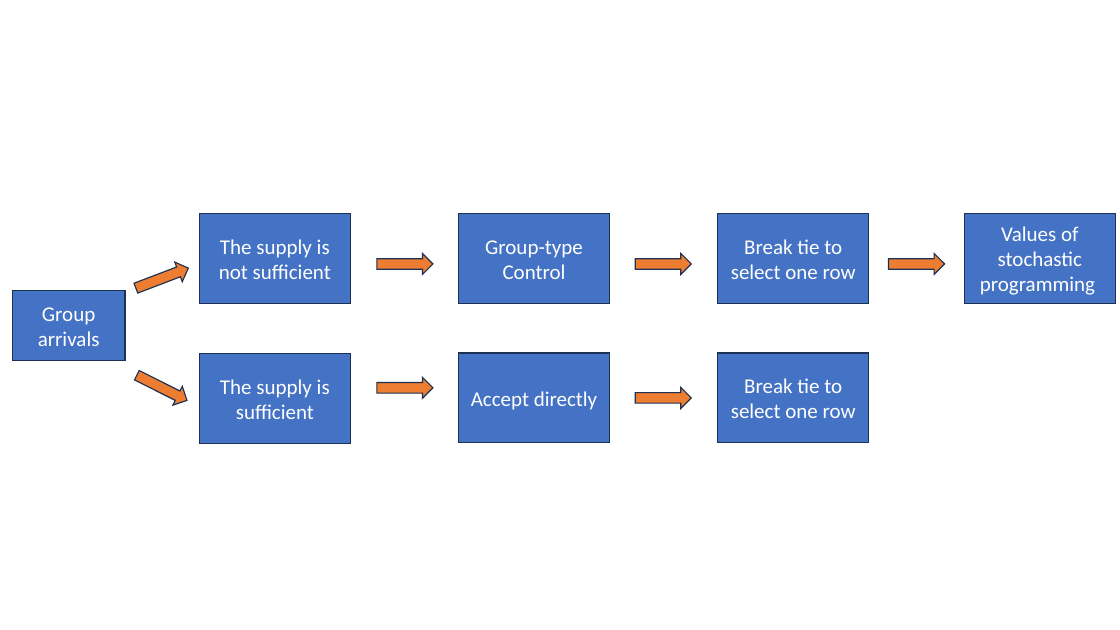
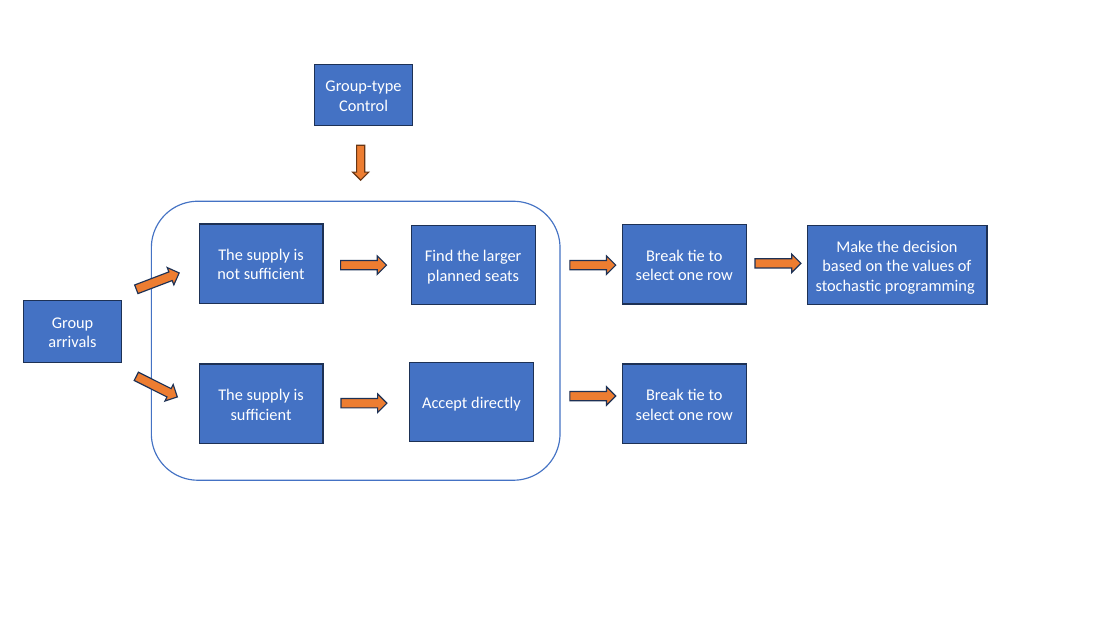
Before and after one commit to Dis-count/HKUST_TOPIC, a slide deck: slide 6 of Beamer/test.pptx. Drawn at 1120x630 pixels with LibreOffice and Linux fonts; fonts in the diff are those of the drawing. Boxes give left, top, right and bottom in pixels: in the first picture for what was removed or moved away, otherwise in the second. Text is boxed around its words. In the diff, an @@ line names an element or a change of style, - is before the commit and + after.

```diff
--- a/Beamer/test.pptx
+++ b/Beamer/test.pptx
@@ size 18 to 14 pt in 7 elements at [24, 301, 122, 362], [199, 364, 323, 443], [199, 224, 323, 303], [410, 362, 534, 441], [623, 224, 746, 303], [623, 364, 746, 443], [314, 64, 413, 125] @@
@@ rectangle "Group-type Control": place and size @@
-rectangle "Group-type Control" at [459, 213, 610, 303]
+rectangle "Group-type Control" at [314, 64, 413, 125]
@@ down arrow added at [353, 145, 369, 181], fill #ED7D31, outline #683715 1 pt @@
@@ rounded rectangle added at [151, 202, 560, 481], fill #FFFFFF, outline #4472C4 1 pt @@
@@ rectangle "The supply is not sufficient": place and size @@
-rectangle "The supply is not sufficient" at [199, 213, 350, 303]
+rectangle "The supply is not sufficient" at [199, 224, 323, 303]
@@ rectangle added at [412, 226, 535, 305], fill #4472C4, outline #1E3256 1 pt, 14 pt, text #FFFFFF @@
+Find the larger planned seats
@@ rectangle "Break tie to select one ...": place and size @@
-rectangle "Break tie to select one ..." at [718, 213, 869, 303]
+rectangle "Break tie to select one ..." at [623, 224, 746, 303]
@@ rectangle "Make the decision based on ...": place and size @@
-rectangle "Make the decision based on ..." at [965, 213, 1116, 303]
+rectangle "Make the decision based on ..." at [807, 226, 987, 305]
@@ right arrow: place and size @@
-right arrow at [133, 259, 193, 298]
+right arrow at [133, 265, 183, 298]
@@ right arrow: place and size @@
-right arrow at [377, 254, 434, 275]
+right arrow at [341, 256, 387, 275]
@@ right arrow: place and size @@
-right arrow at [635, 254, 691, 275]
+right arrow at [570, 256, 616, 275]
@@ right arrow: place and size @@
-right arrow at [889, 254, 945, 275]
+right arrow at [755, 255, 802, 273]
@@ text in rectangle at [816, 240, 975, 294]: text changed; size 18 to 14 pt @@
-Values of stochastic programming
+Make the decision based on the values of stochastic programming
@@ rectangle "Group arrivals": place and size @@
-rectangle "Group arrivals" at [13, 291, 125, 360]
+rectangle "Group arrivals" at [24, 301, 122, 362]
@@ right arrow: place and size @@
-right arrow at [132, 366, 192, 410]
+right arrow at [132, 368, 181, 405]
@@ rectangle "The supply is sufficient": place and size @@
-rectangle "The supply is sufficient" at [199, 354, 350, 444]
+rectangle "The supply is sufficient" at [199, 364, 323, 443]
@@ rectangle "Accept directly": place and size @@
-rectangle "Accept directly" at [459, 353, 610, 443]
+rectangle "Accept directly" at [410, 362, 534, 441]
@@ right arrow: place and size @@
-right arrow at [635, 387, 691, 408]
+right arrow at [570, 387, 616, 406]
@@ rectangle "Break tie to select one ...": place and size @@
-rectangle "Break tie to select one ..." at [718, 353, 869, 443]
+rectangle "Break tie to select one ..." at [623, 364, 746, 443]
@@ right arrow: place and size @@
-right arrow at [377, 377, 434, 398]
+right arrow at [341, 394, 387, 413]
```
Also in this commit, not shown: 10 other files.
